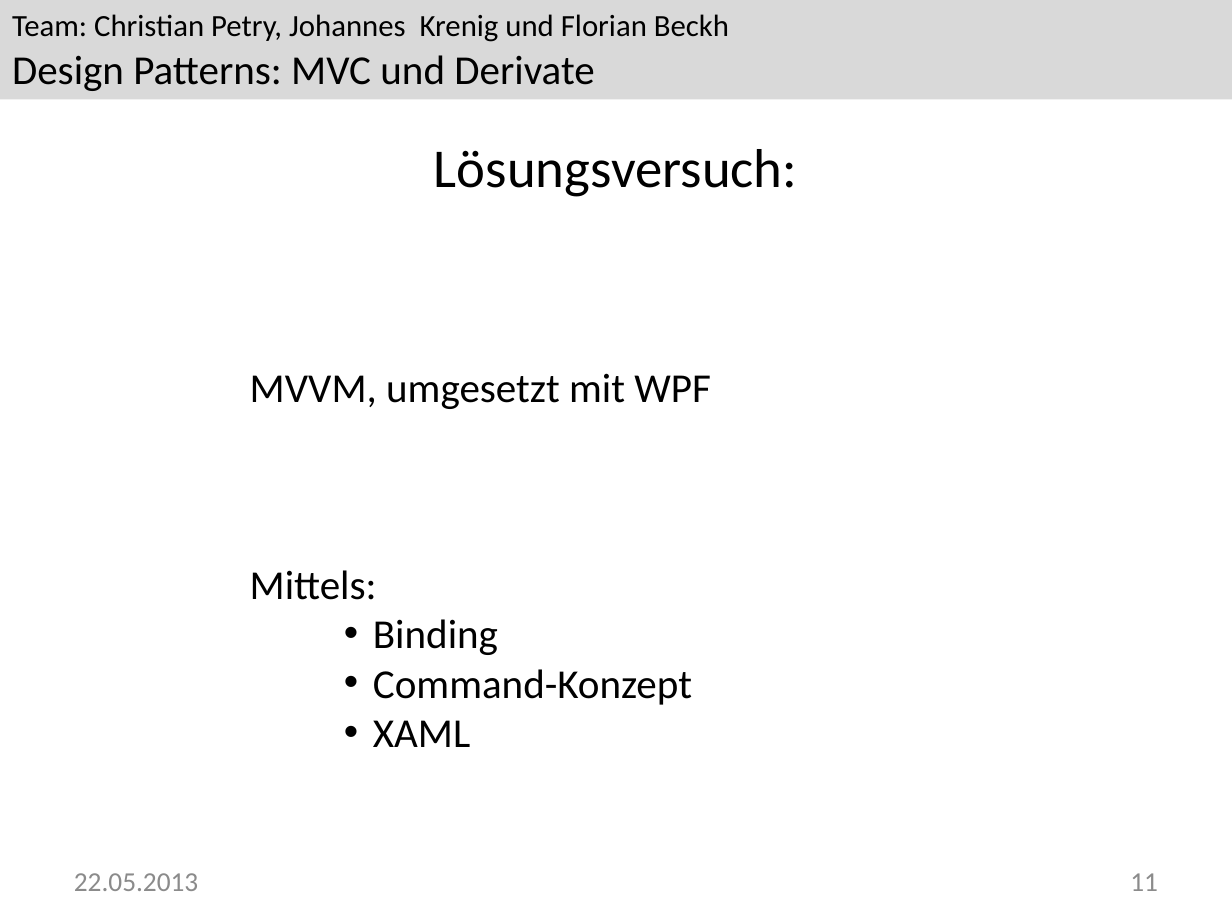
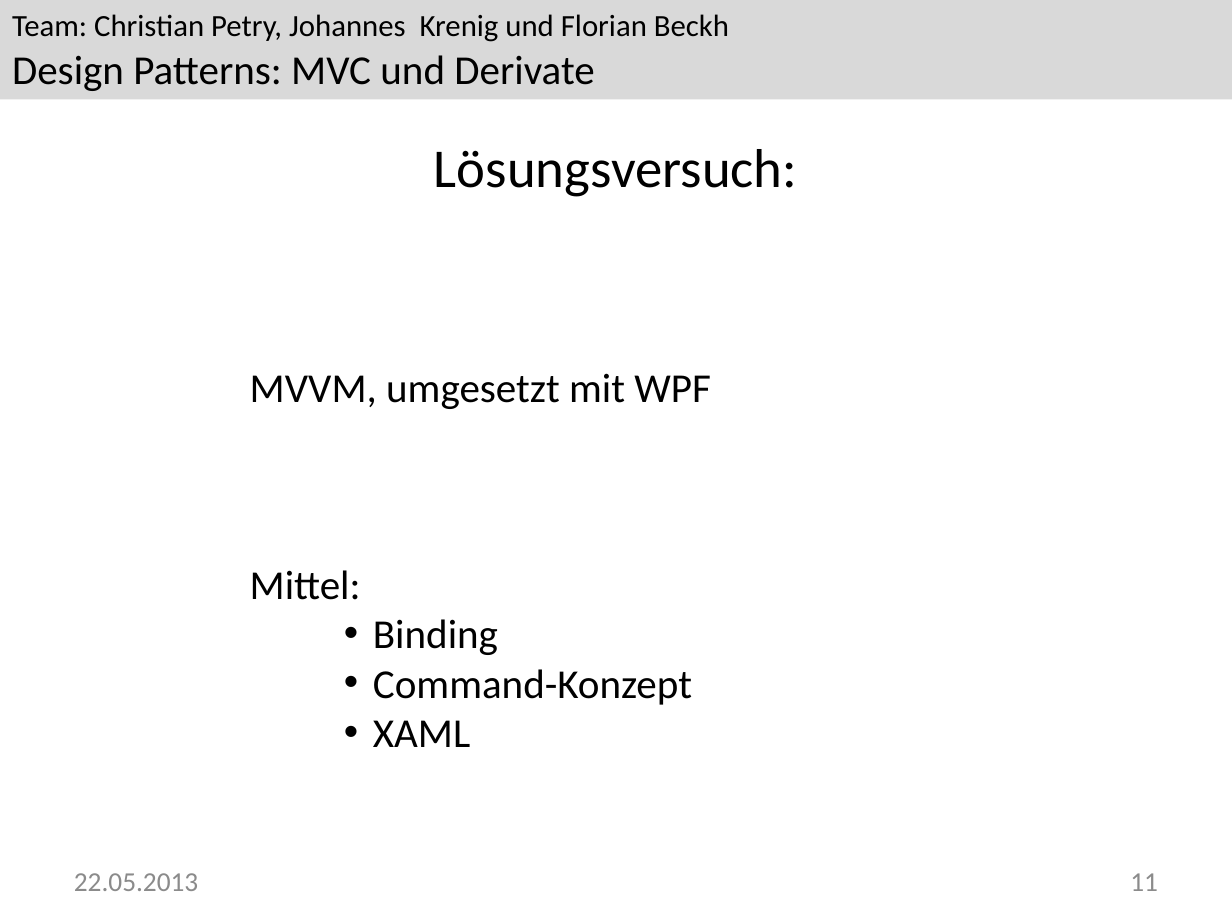
Before and after one commit to Greever/Design-Pattern-MVC, a slide deck: slide 11 of Dokumentation/Praesentation/mvvm.pptx. Drawn at 1232x924 pixels with LibreOffice and Linux fonts; fonts in the diff are those of the drawing; background and template pictures are left out. Boxes give left, top, right and bottom in pixels: in the first picture for what was removed or moved away, otherwise in the second. Text is boxed around its words. In the diff, an @@ line names an element or a change of style, - is before the commit and + after.

```diff
--- a/Dokumentation/Praesentation/mvvm.pptx
+++ b/Dokumentation/Praesentation/mvvm.pptx
@@ text at (x1=250, y1=570, x2=361, y2=600): text changed @@
-Mittels:
+Mittel:
```
Also in this commit, not shown: 6 other slides changed, 1 slide removed.
